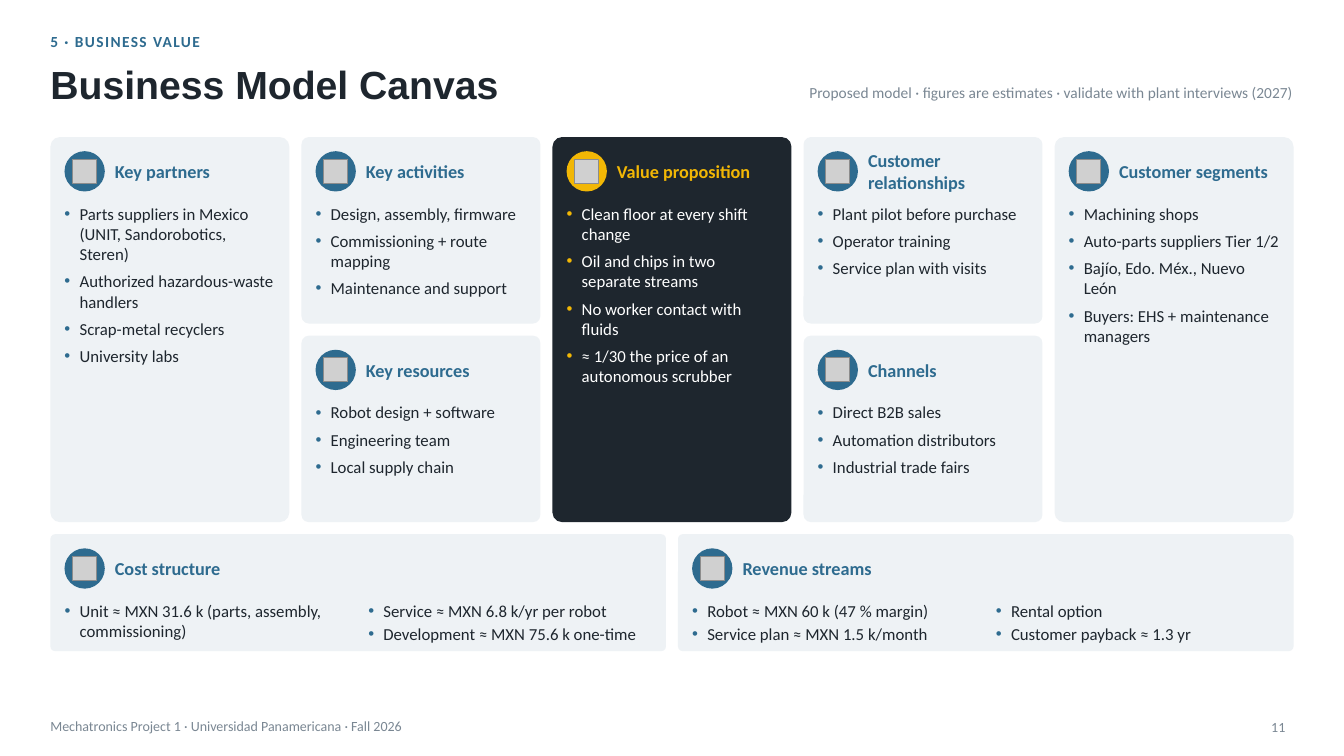
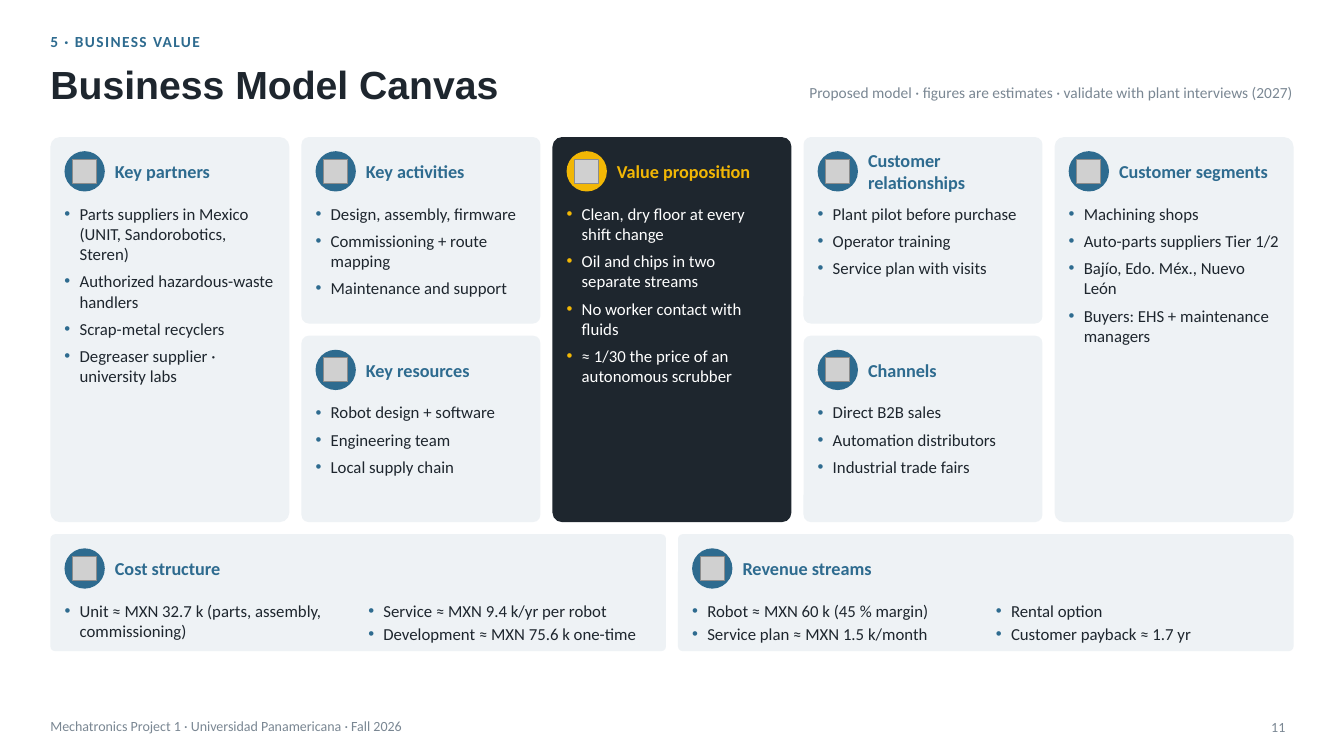
Before and after one commit to Happenedspice17/industrial-waste-clean-machine, a slide deck: slide 11 of docs/semester-1-deliverables/Final_Presentation_Waste_Robot_v4.pptx. Drawn at 1344x756 pixels with LibreOffice and Linux fonts; fonts in the diff are those of the drawing; grey boxes stand for pictures. Boxes give left, top, right and bottom in pixels: in the first picture for what was removed or moved away, otherwise in the second. Text is boxed around its words. In the diff, an @@ line names an element or a change of style, - is before the commit and + after.

```diff
--- a/docs/semester-1-deliverables/Final_Presentation_Waste_Robot_v4.pptx
+++ b/docs/semester-1-deliverables/Final_Presentation_Waste_Robot_v4.pptx
@@ text at <box>582,208,745,243</box>: text changed @@
-• Clean floor at every shift change
+• Clean, dry floor at every shift change
@@ text at <box>80,350,208,385</box>: text changed @@
-• University labs
+• Degreaser supplier · university labs
@@ text at <box>80,605,607,640</box>: text changed @@
-• Unit ≈ MXN 31.6 k (parts, assembly, commissioning)
-• Service ≈ MXN 6.8 k/yr per robot
+• Unit ≈ MXN 32.7 k (parts, assembly, commissioning)
+• Service ≈ MXN 9.4 k/yr per robot
@@ text at <box>707,605,929,620</box>: text changed @@
-• Robot ≈ MXN 60 k (47 % margin)
+• Robot ≈ MXN 60 k (45 % margin)
@@ text at <box>1011,628,1190,643</box>: text changed @@
-• Customer payback ≈ 1.3 yr
+• Customer payback ≈ 1.7 yr
```
Also in this commit, not shown: 5 other slides changed, 28 other files.
